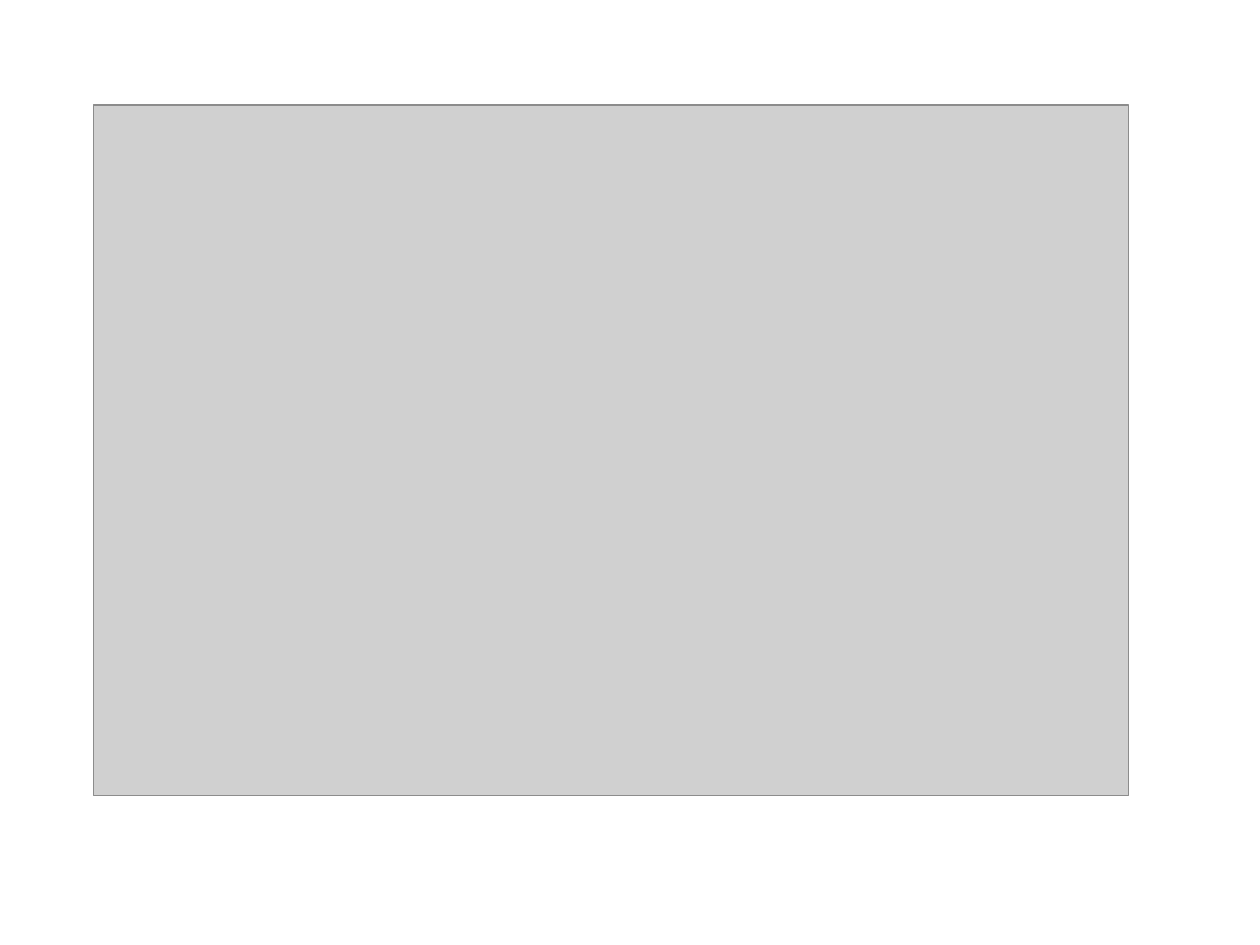
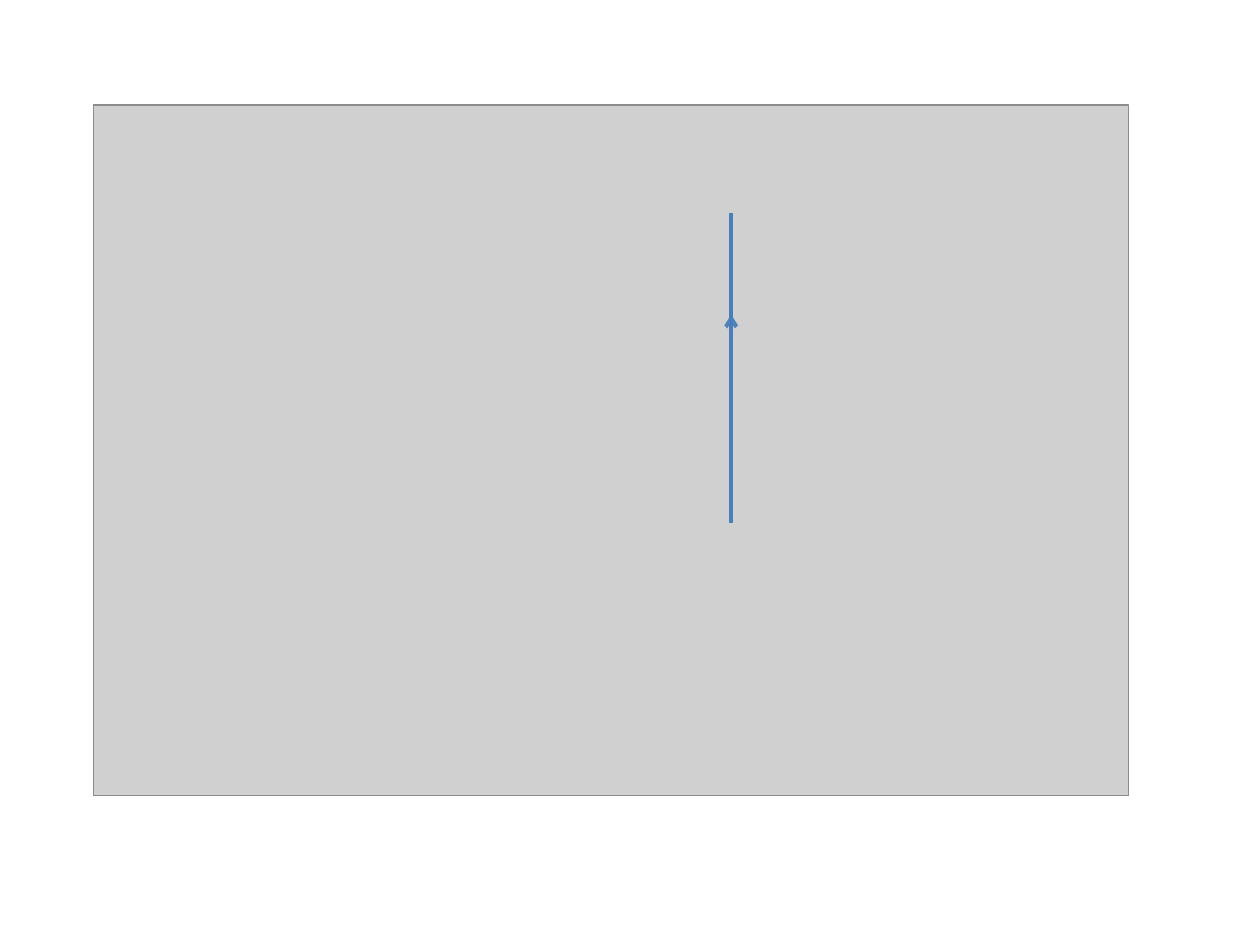
Before and after one commit to rtlines/Introductory-Physics-II, a slide deck: slide 10 of Lecture_Slides/PH 123 Lecture 35.pptx. Drawn at 1260x945 pixels with LibreOffice and Linux fonts; fonts in the diff are those of the drawing; grey boxes stand for pictures. Boxes give left, top, right and bottom in pixels: in the first picture for what was removed or moved away, otherwise in the second. Text is boxed around its words. In the diff, an @@ line names an element or a change of style, - is before the commit and + after.

```diff
--- a/Lecture_Slides/PH 123 Lecture 35.pptx
+++ b/Lecture_Slides/PH 123 Lecture 35.pptx
@@ line added from (731, 213) to (731, 523), #4B7EBC 2.25 pt @@
@@ arrow added from (731, 354) to (731, 315), #4F81BD 2.25 pt @@
```
Also in this commit, not shown: 9 other files.
